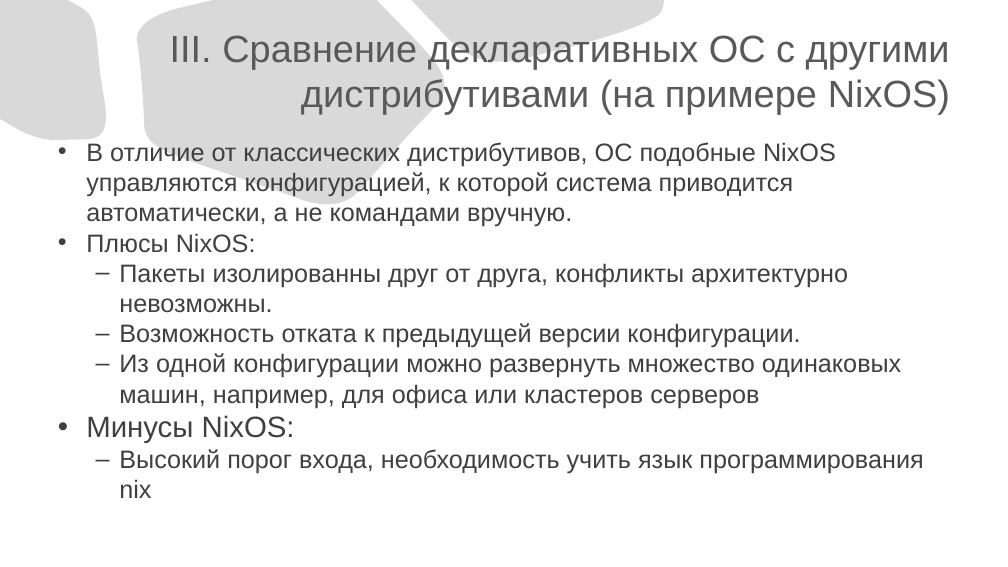
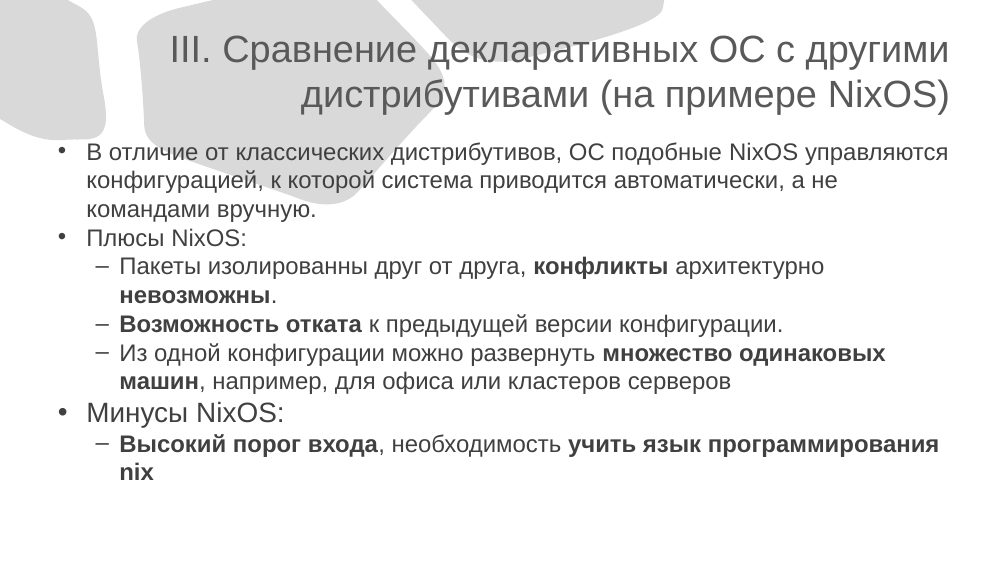
Before and after one commit to slawacats/clyx, a slide deck: slide 4 of ClyxOS.pptx (slide 7 before the commit). Drawn at 1008x567 pixels with LibreOffice and Linux fonts; fonts in the diff are those of the drawing. Boxes give left, top, right and bottom in pixels: in the first picture for what was removed or moved away, otherwise in the second. Text is boxed around its words. In the diff, an @@ line names an element or a change of style, - is before the commit and + after.

```diff
--- a/ClyxOS.pptx
+++ b/ClyxOS.pptx
@@ text "В отличие от классических дистрибутивов, ..." at [86, 142, 949, 480]: size 24 to 22.8 pt; bold on in "конфликты невозможны.", "Возможность отката", "множество одинаковых машин,", "Высокий порог входа, учить язык программирования nix"; size 28 to 26.6 pt in "Минусы NixOS:" @@
```
Also in this commit, not shown: 3 other slides changed, 4 slides added, 1 slide removed, 1 other file.
